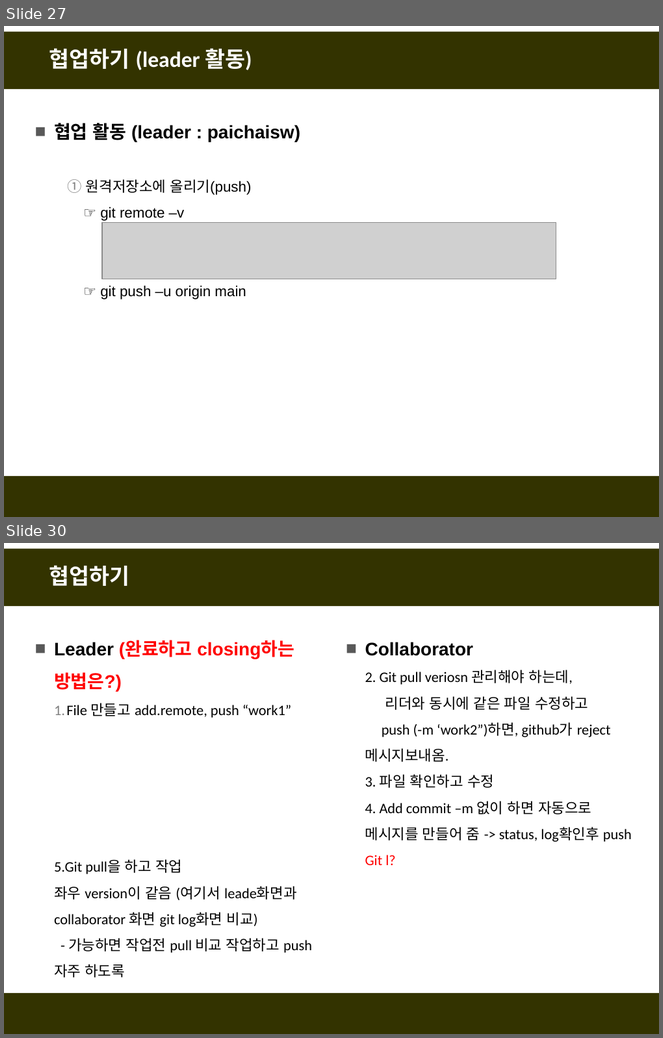
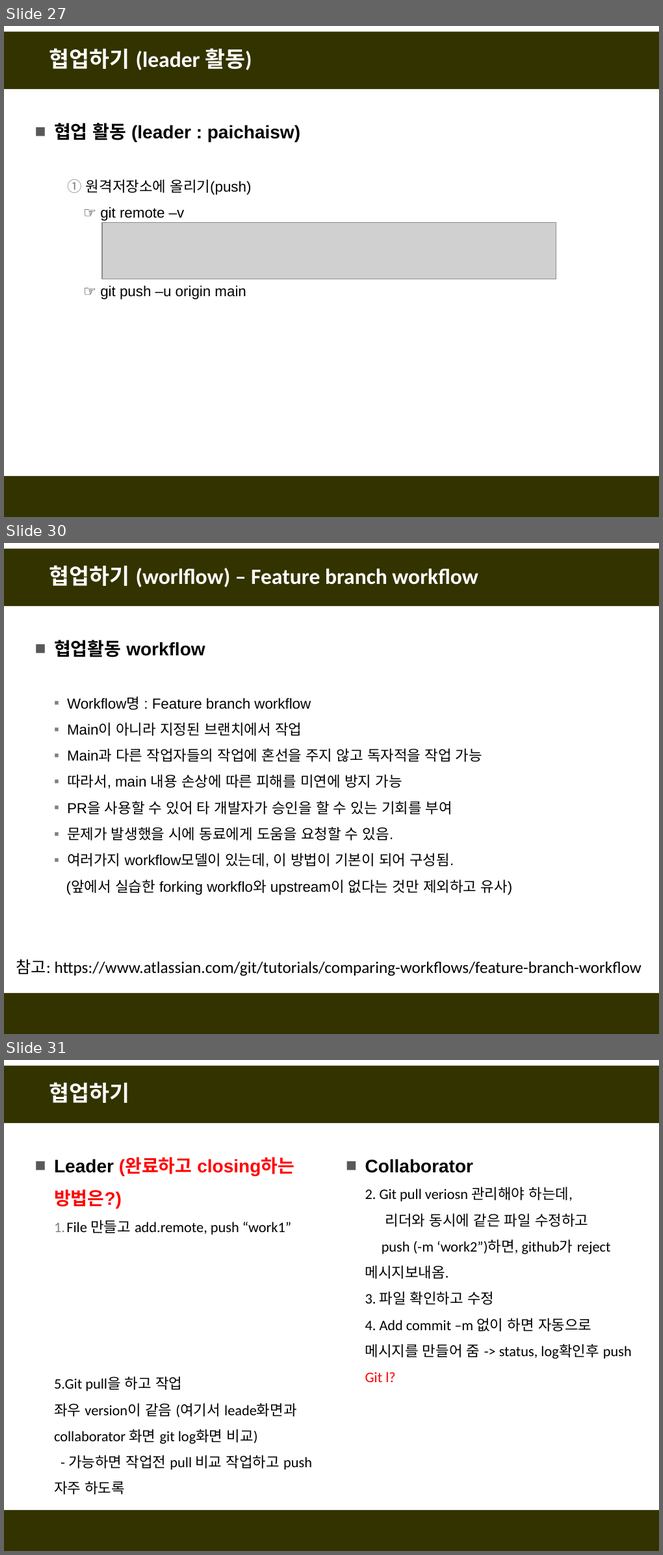
Before and after one commit to fasthill/github-lecture, a slide deck: git및github첫걸음4-협업하기.pptx. Shown one above the other, each under a label of ours: slides 27 and 30 before the commit, slides 27, 30 and 31 after it; the slides between them are not shown. The pictures are 663x1038 and 663x1555 pixels, drawn with LibreOffice and Linux fonts; fonts in the diff are those of the drawing; grey boxes stand for pictures. Boxes give left, top, right and bottom in pixels: in the first picture for what was removed or moved away, otherwise in the second. Text is boxed around its words. In the diff, an @@ line names an element or a change of style, - is before the commit and + after.

```diff
--- a/git및github첫걸음4-협업하기.pptx
+++ b/git및github첫걸음4-협업하기.pptx
@@ slide 30 added at box(4, 543, 659, 1034), background #FFFFFF; not listed: 2 template elements that a slide beside it also shows @@
@@ title added at box(50, 565, 478, 587), 24 pt, text #FFFFFF, bold @@
+협업하기 (worlflow) – Feature branch workflow
@@ text added at box(54, 640, 513, 895), 16 pt, text #000000 @@
+■ 협업활동 workflow
+  ▪ Workflow명 : Feature branch workflow
+  ▪ Main이 아니라 지정된 브랜치에서 작업
+  ▪ Main과 다른 작업자들의 작업에 혼선을 주지 않고 독자적을 작업 가능
+  ▪ 따라서, main 내용 손상에 따른 피해를 미연에 방지 가능
+  ▪ PR을 사용할 수 있어 타 개발자가 승인을 할 수 있는 기회를 부여
+  ▪ 문제가 발생했을 시에 동료에게 도움을 요청할 수 있음.
+  ▪ 여러가지 workflow모델이 있는데, 이 방법이 기본이 되어 구성됨.
+  (앞에서 실습한 forking workflo와 upstream이 없다는 것만 제외하고 유사)
@@ text added at box(16, 960, 642, 977), 18 pt, text #000000 @@
+참고: https://www.atlassian.com/git/tutorials/comparing-workflows/feature-branch-workflow
@@ what was slide 30 is now slide 31 @@
```
Also in this commit, not shown: 7 slides changed, 1 other slide added.
